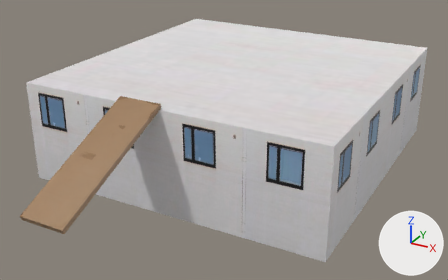
One commit to the glTF model 3D/house.glb: the scene before it, then after it.
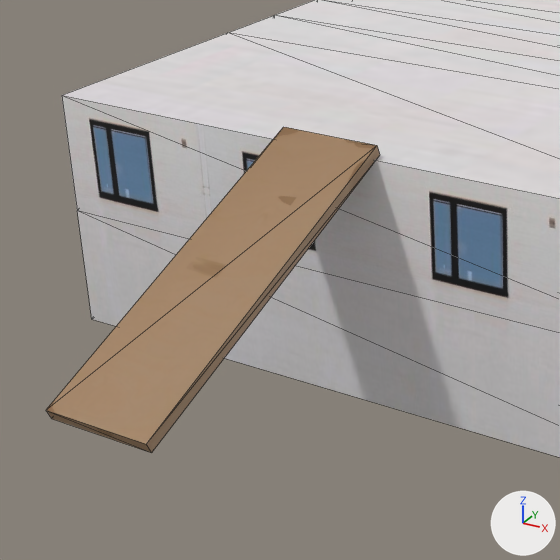
The first picture shows the older version from a camera (50 mm lens) standing at (26.33, -15.07, 14.16) and looking at (12.97, 9.22, 2.02). The close-ups show both versions on the part from 0% to 53% of the width and 15% to 100% of the height of that picture. Lighting does not change. The marker at lower right points along +X, +Y and +Z. The close-ups show mesh edges as thin lines. Vertices at the same position are counted once.

In view in the first close-up: 'House', 'plywood'.
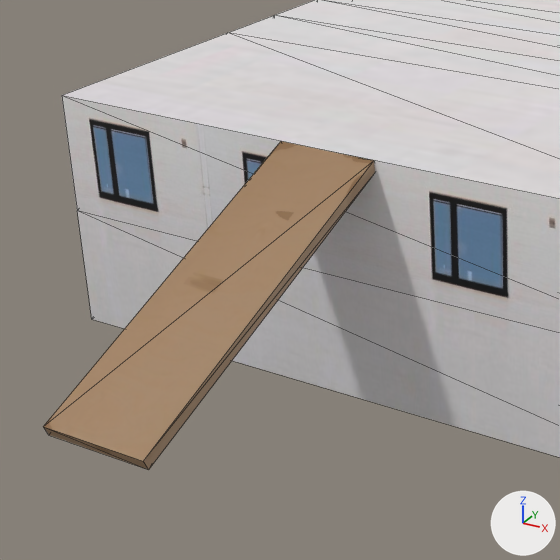
Where the newer file only moved an object's origin or applied its transform, the numbers keep the older frame.

Pixel boxes (x1, y1, x2, y2) of what changed, in the close-ups (560 x 560 px):
'plywood', moved: before (46, 127, 380, 453); after (43, 141, 375, 470)

The change in detail:
me_cube_033 has 8 vertices, 12 faces and spans x 10.34..12.38, y -1.45..4.91, z 2.32..5.21.
me_cube_033 is used by ob_plywood; location (0.0, 0.0, 0.0).
me_cube_033 part 1: the whole mesh is moved by (-11.36, -1.73, -3.77).
Object 'plywood' (ob_plywood) moves from (0.0, 0.0, 0.0) to (11.36, 1.63, 3.52).
